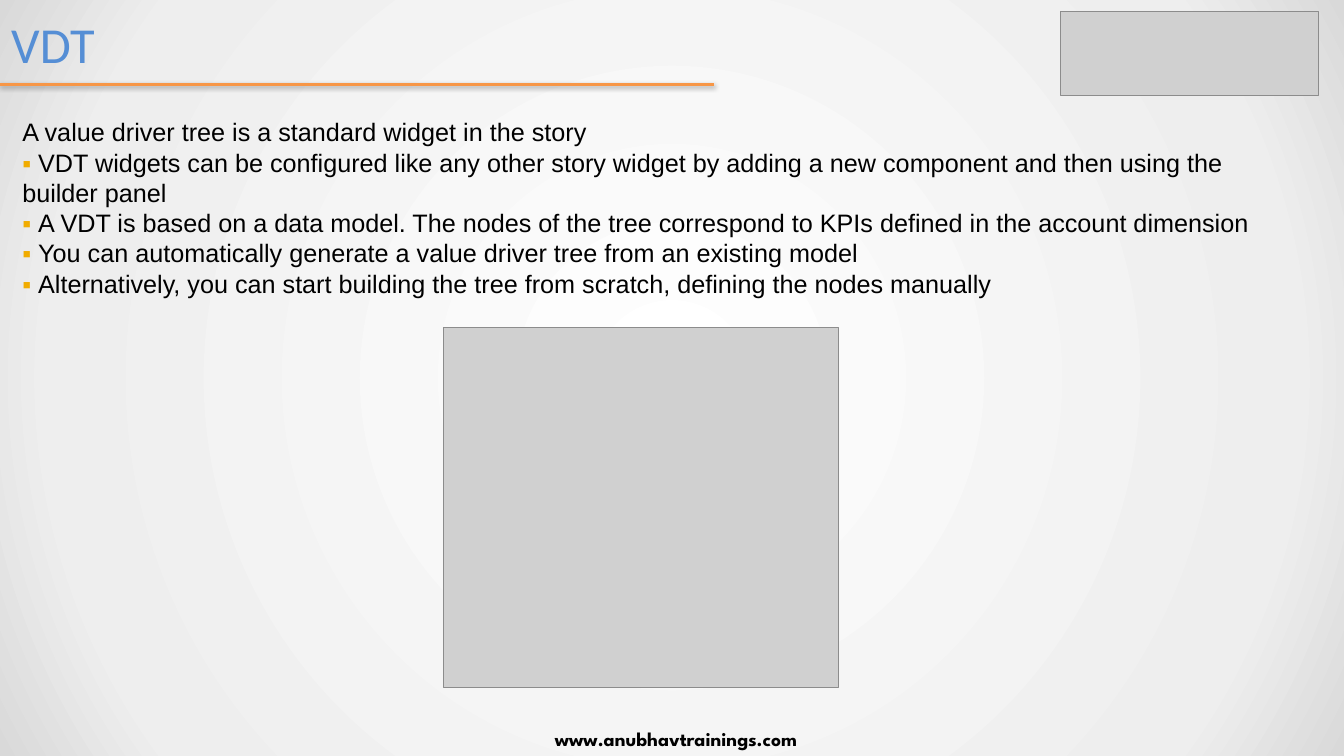
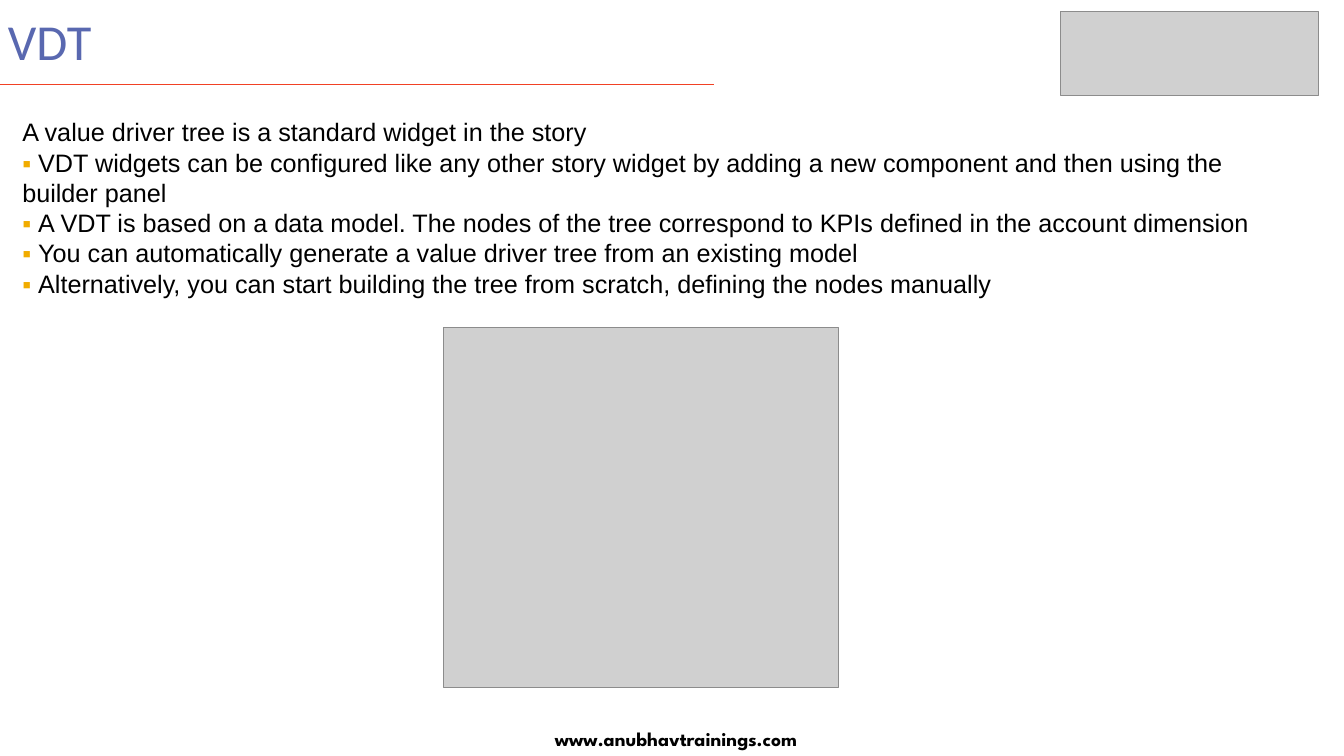
Before and after one commit to soyuztechnologies/SAC_merckgroup, a slide deck: slide 9 of day 7/SAC_Training Day 7.pptx (slide 6 before the commit). Drawn at 1344x756 pixels with LibreOffice and Linux fonts; fonts in the diff are those of the drawing; grey boxes stand for pictures. Boxes give left, top, right and bottom in pixels: in the first picture for what was removed or moved away, otherwise in the second. Text is boxed around its words. In the diff, an @@ line names an element or a change of style, - is before the commit and + after.

```diff
--- a/day 7/SAC_Training Day 7.pptx
+++ b/day 7/SAC_Training Day 7.pptx
@@ background gradient #FFFFFF to #EEEEEE to #D9D9D9 to #FFFFFF @@
@@ title "VDT" at [8, 27, 92, 60]: text colour #558ED5 to #5968B0; line spacing 1 to 0.9 @@
@@ line (0, 85) - (715, 85): stroke #F79646 2 pt to #F14124 1 pt @@
```
Also in this commit, not shown: 3 other slides changed, 7 slides added, 1 slide removed, 1 other file.
